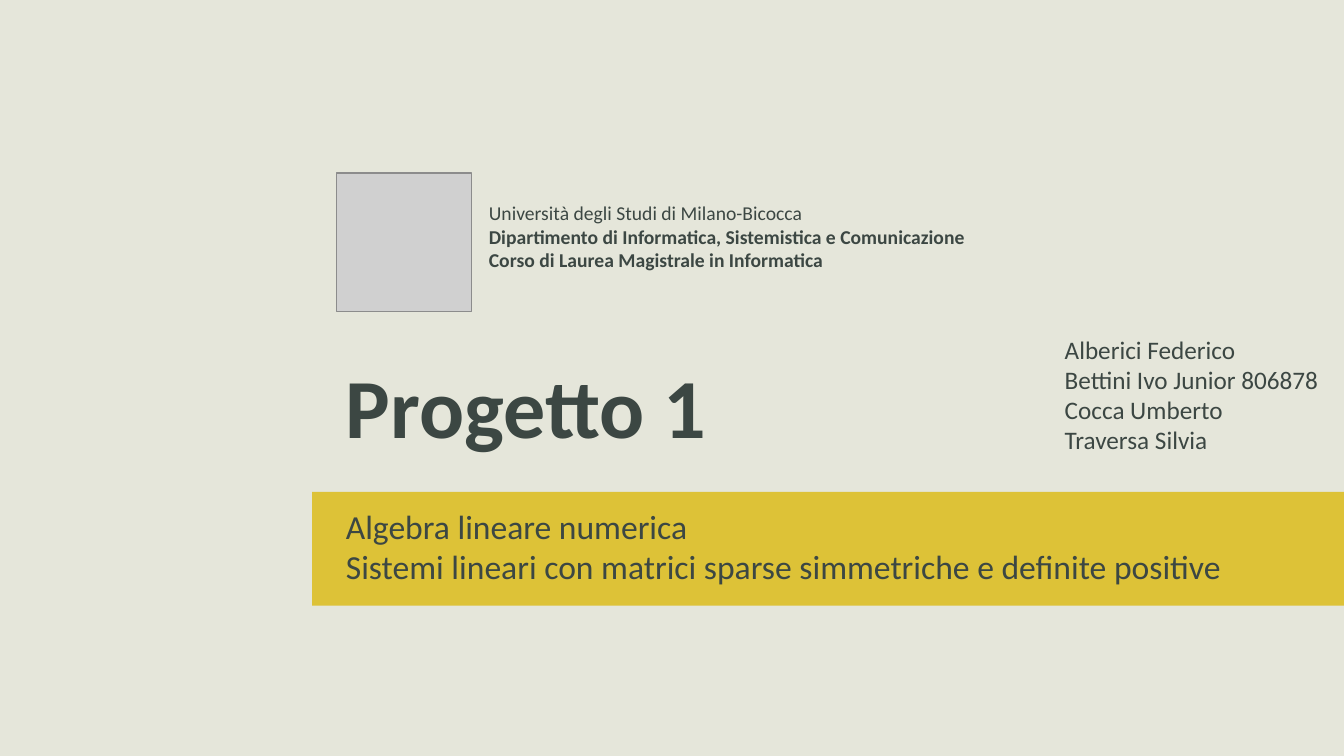
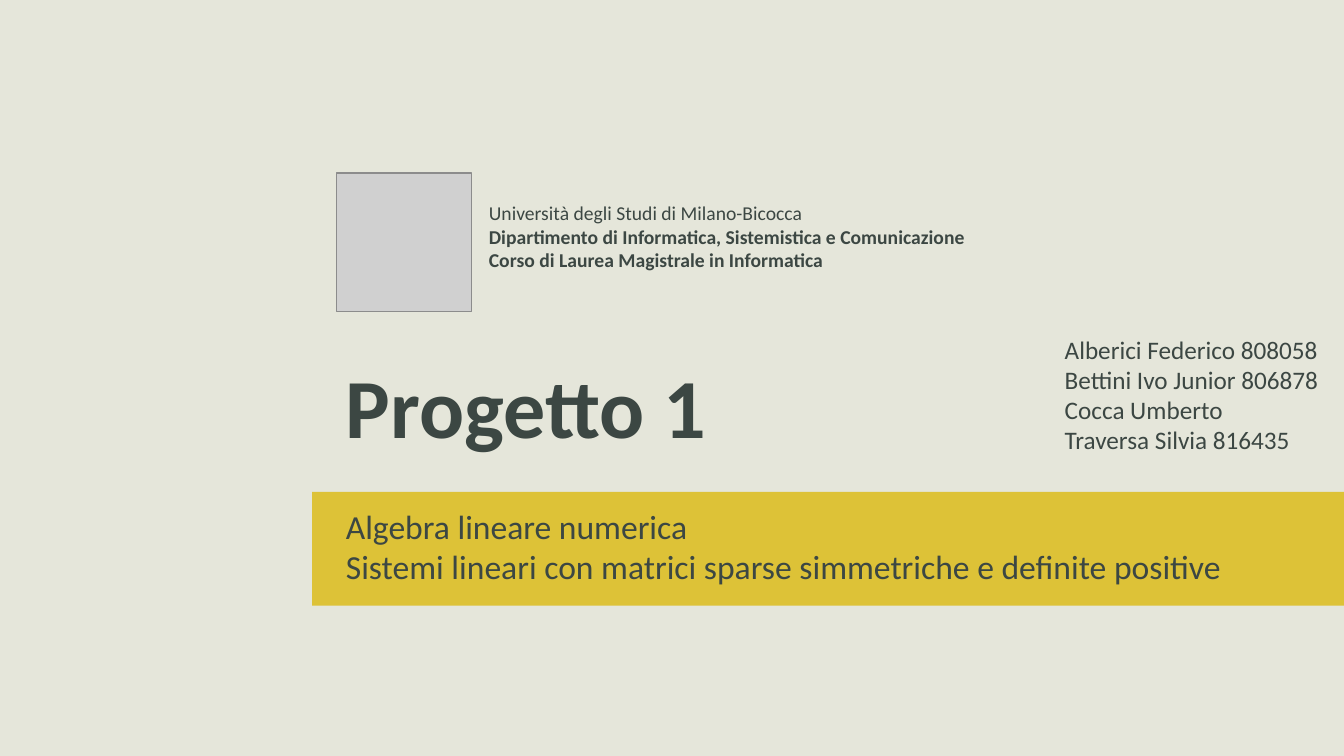
Before and after one commit to okamiRvS/Cholesky-Computing, a slide deck: slide 1 of final results/Relazione.pptx. Drawn at 1344x756 pixels with LibreOffice and Linux fonts; fonts in the diff are those of the drawing; grey boxes stand for pictures; background and template pictures are left out. Boxes give left, top, right and bottom in pixels: in the first picture for what was removed or moved away, otherwise in the second. Text is boxed around its words. In the diff, an @@ line names an element or a change of style, - is before the commit and + after.

```diff
--- a/final results/Relazione.pptx
+++ b/final results/Relazione.pptx
@@ text at (1065,341,1318,359): text changed @@
-Alberici Federico
+Alberici Federico 808058
@@ text at (1065,431,1290,449): text changed @@
-Traversa Silvia
+Traversa Silvia 816435
```
Also in this commit, not shown: 2 other slides changed, 1 other file.
